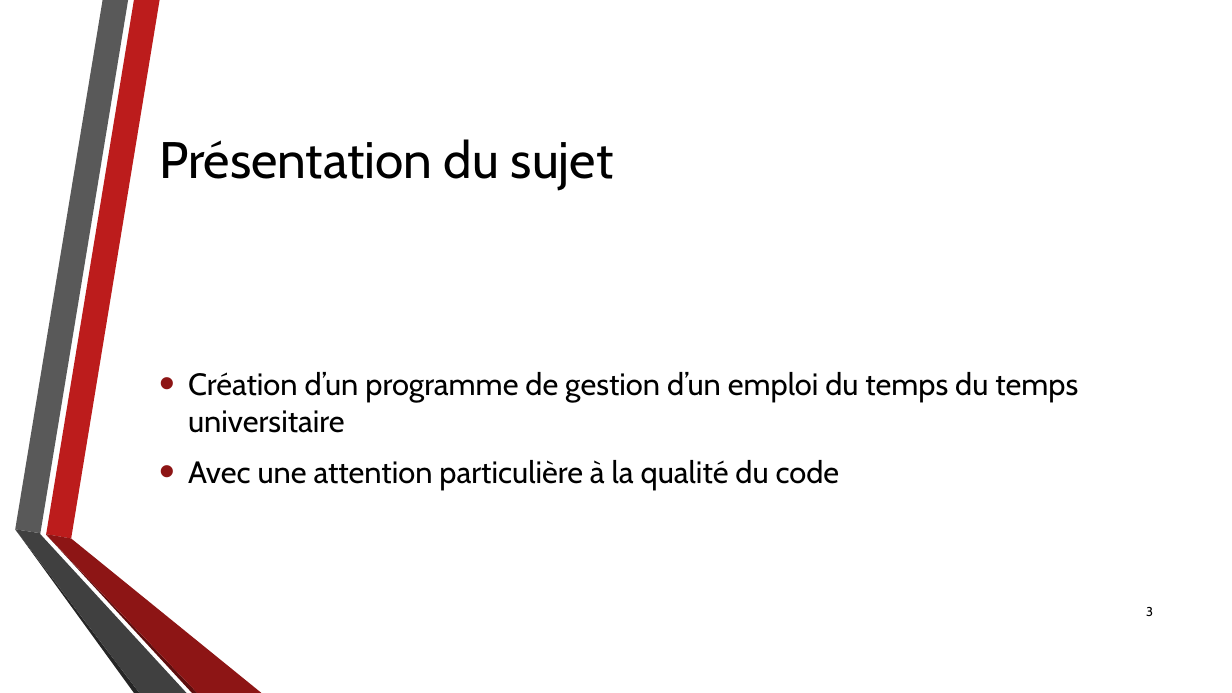
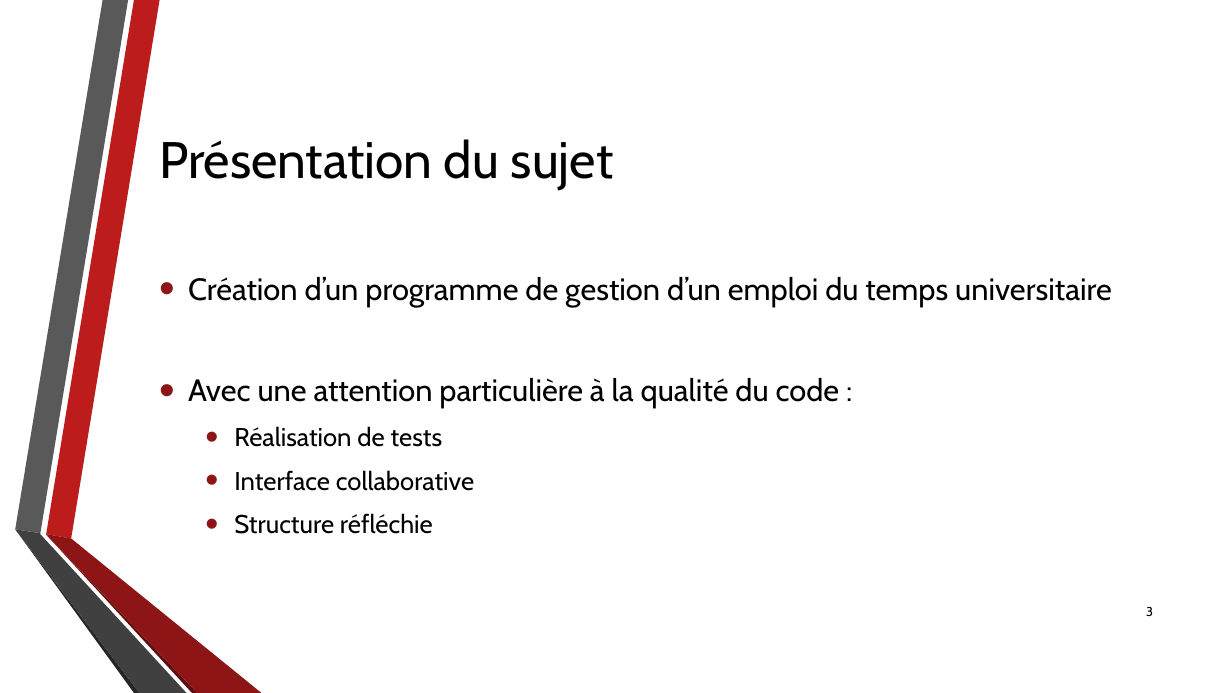
Before and after one commit to DanielLeThug/CalendrierCpp, a slide deck: slide 3 of Divers/PrésentationQDP.pptx. Drawn at 1232x693 pixels with LibreOffice and Linux fonts; fonts in the diff are those of the drawing; background and template pictures are left out. Boxes give left, top, right and bottom in pixels: in the first picture for what was removed or moved away, otherwise in the second. Text is boxed around its words. In the diff, an @@ line names an element or a change of style, - is before the commit and + after.

```diff
--- a/Divers/PrésentationQDP.pptx
+++ b/Divers/PrésentationQDP.pptx
@@ text at box(188, 277, 1112, 534): text changed @@
-• Création d’un programme de gestion d’un emploi du temps du temps universitaire
-• Avec une attention particulière à la qualité du code
+• Création d’un programme de gestion d’un emploi du temps universitaire
+• Avec une attention particulière à la qualité du code :
+  • Réalisation de tests
+  • Interface collaborative
+  • Structure réfléchie
```
Also in this commit, not shown: 12 other slides changed.
